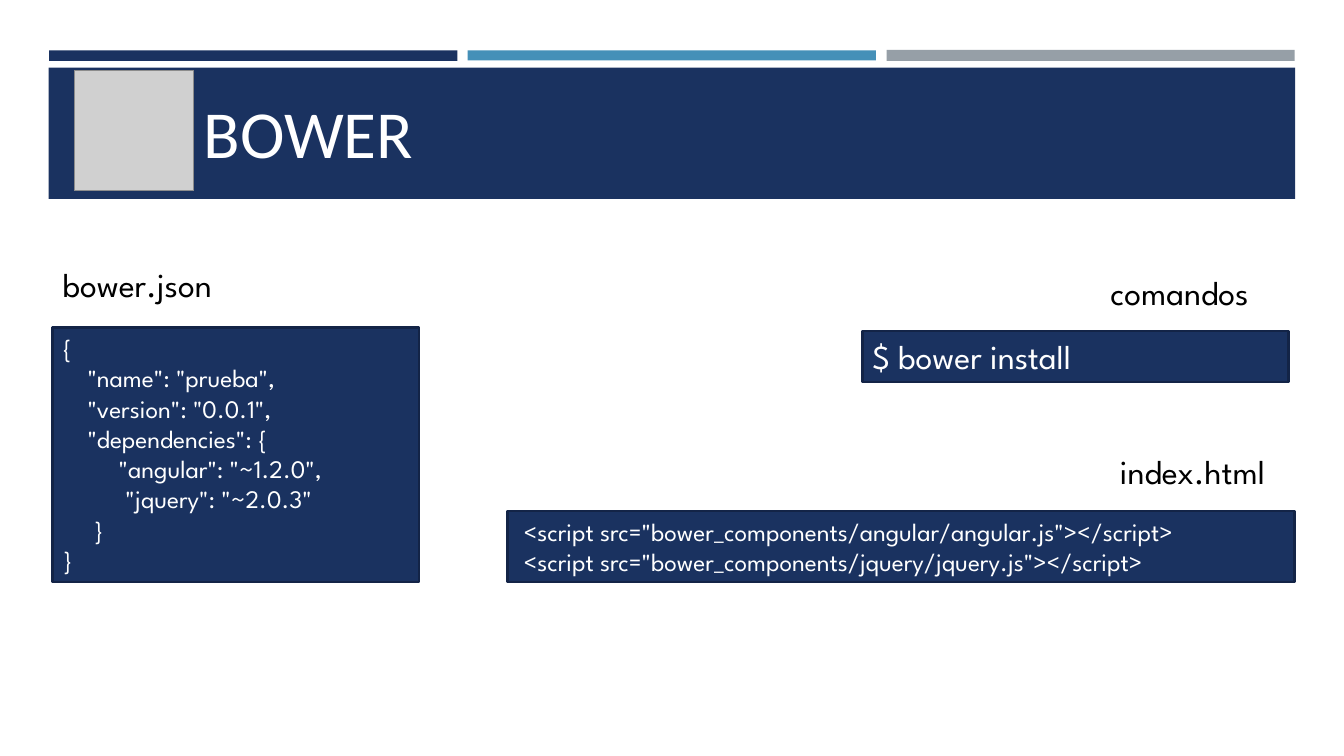
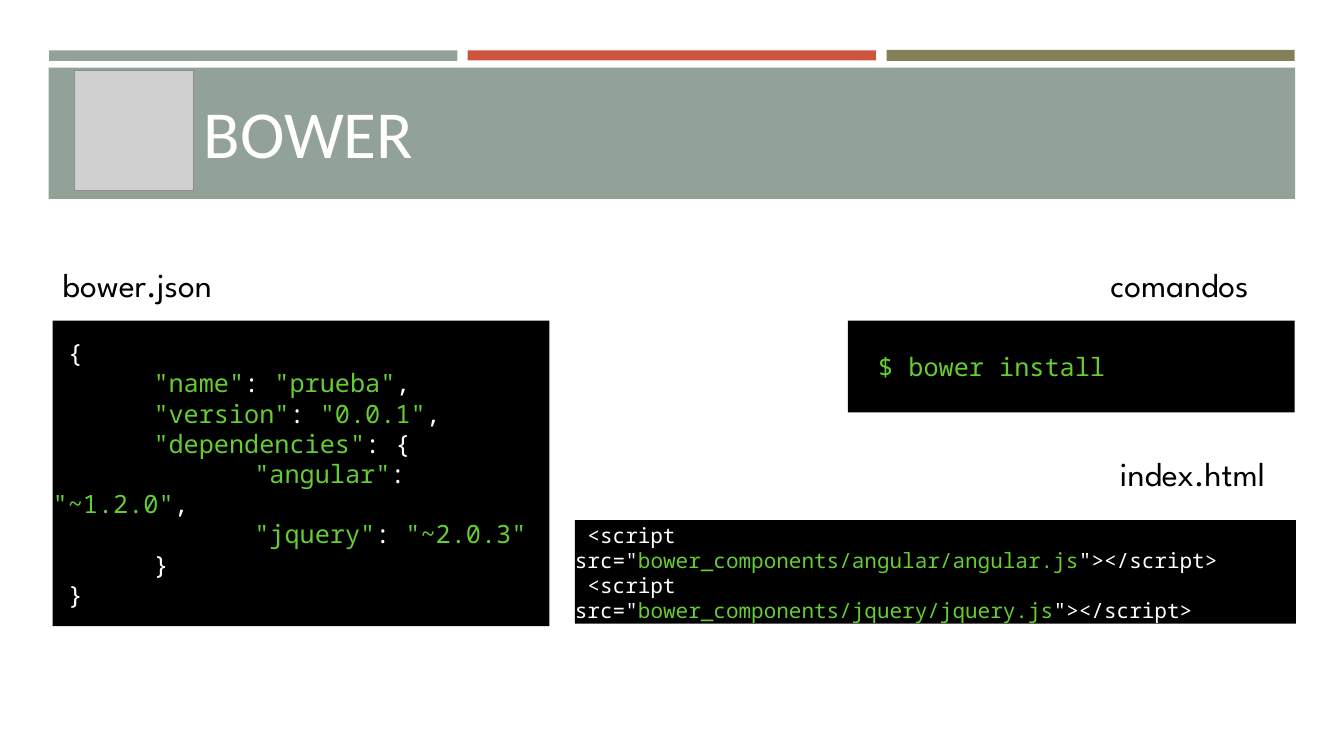
Before and after one commit to borya09/curso-vsw-herramientas-front, a slide deck: slide 9 of presentacion/presentacion.pptx (slide 8 before the commit). Drawn at 1344x756 pixels with LibreOffice and Linux fonts; fonts in the diff are those of the drawing; grey boxes stand for pictures. Boxes give left, top, right and bottom in pixels: in the first picture for what was removed or moved away, otherwise in the second. Text is boxed around its words. In the diff, an @@ line names an element or a change of style, - is before the commit and + after.

```diff
--- a/presentacion/presentacion.pptx
+++ b/presentacion/presentacion.pptx
@@ rectangle at <box>49,50,458,60</box>: fill #1A3260 to #93A299 @@
@@ rectangle at <box>468,50,876,60</box>: fill #4590B8 to #CF543F @@
@@ rectangle at <box>886,50,1295,62</box>: fill #969FA7 to #848058 @@
@@ rectangle at <box>48,68,1296,199</box>: fill #1A3260 to #93A299 @@
@@ text "comandos": place and size @@
-text "comandos" at <box>1110,282,1248,306</box>
+text "comandos" at <box>1110,274,1248,298</box>
@@ rectangle "{": place and size @@
-rectangle "{" at <box>52,328,418,582</box>
+rectangle "{" at <box>52,321,549,626</box>
@@ rectangle "{" at <box>52,321,549,626</box>: font League Spartan to Noto Sans Mono; text colour #FFFFFF to #66CC33 in ""name": "prueba",", ""version": "0.0.1",", ""dependencies":", ""angular": "~1.2.0"," and 1 more places; vertical alignment top to middle; fill #1A3260 to #000000; outline #132547 1.75 pt to none @@
@@ rectangle "$ bower install": place and size @@
-rectangle "$ bower install" at <box>863,332,1290,382</box>
+rectangle "$ bower install" at <box>848,321,1295,412</box>
@@ rectangle "$ bower install" at <box>848,321,1295,412</box>: size 24 to 18 pt, font League Spartan to Noto Sans Mono, text colour #FFFFFF to #66CC33; vertical alignment top to middle; fill #1A3260 to #000000; outline #132547 1.75 pt to none @@
@@ rectangle "<script src="bower_components/angular/angular.js"></script>": place and size @@
-rectangle "<script src="bower_components/angular/angular.js"></script>" at <box>508,511,1296,583</box>
+rectangle "<script src="bower_components/angular/angular.js"></script>" at <box>575,520,1296,624</box>
@@ rectangle "<script src="bower_components/angular/angular.js"></script>" at <box>575,520,1296,624</box>: size 18 to 15 pt, font League Spartan to Noto Sans Mono; text colour #FFFFFF to #66CC33 in "src="bower_components/angular/angular.js"></script>", "src="bower_components/jquery/jquery.js"></script>"; vertical alignment top to middle; fill #1A3260 to #000000; outline #132547 1.75 pt to none @@
```
Also in this commit, not shown: 13 other slides changed, 1 slide added, 4 other files.
